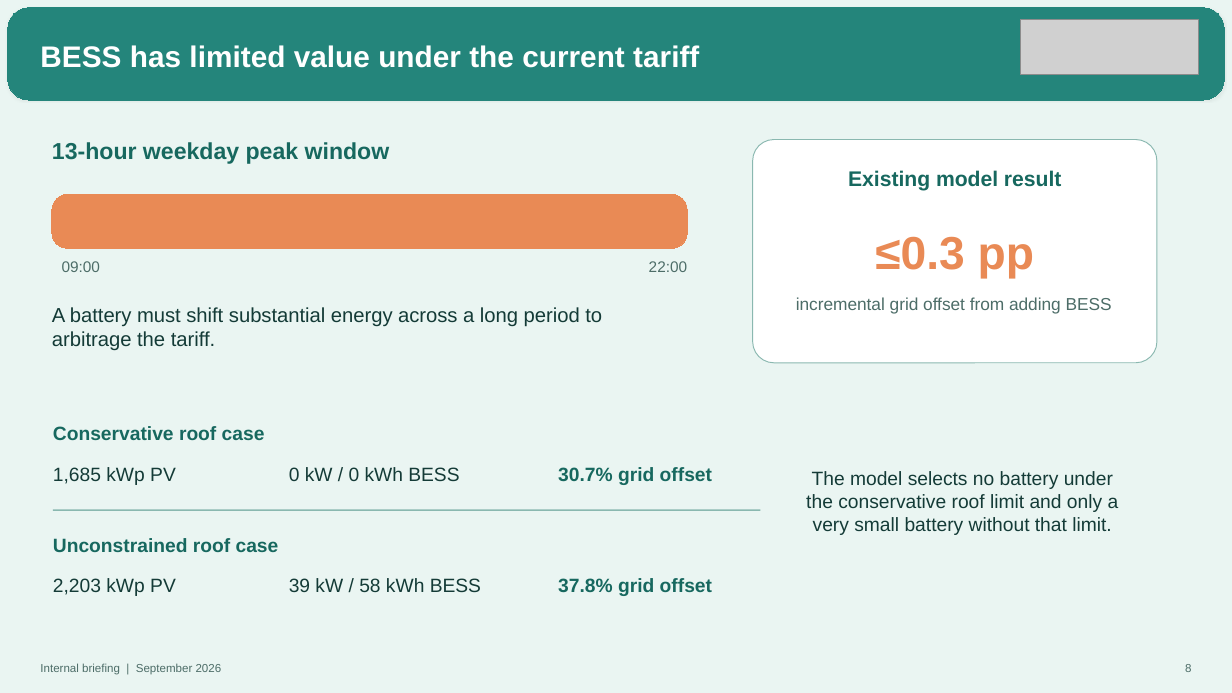
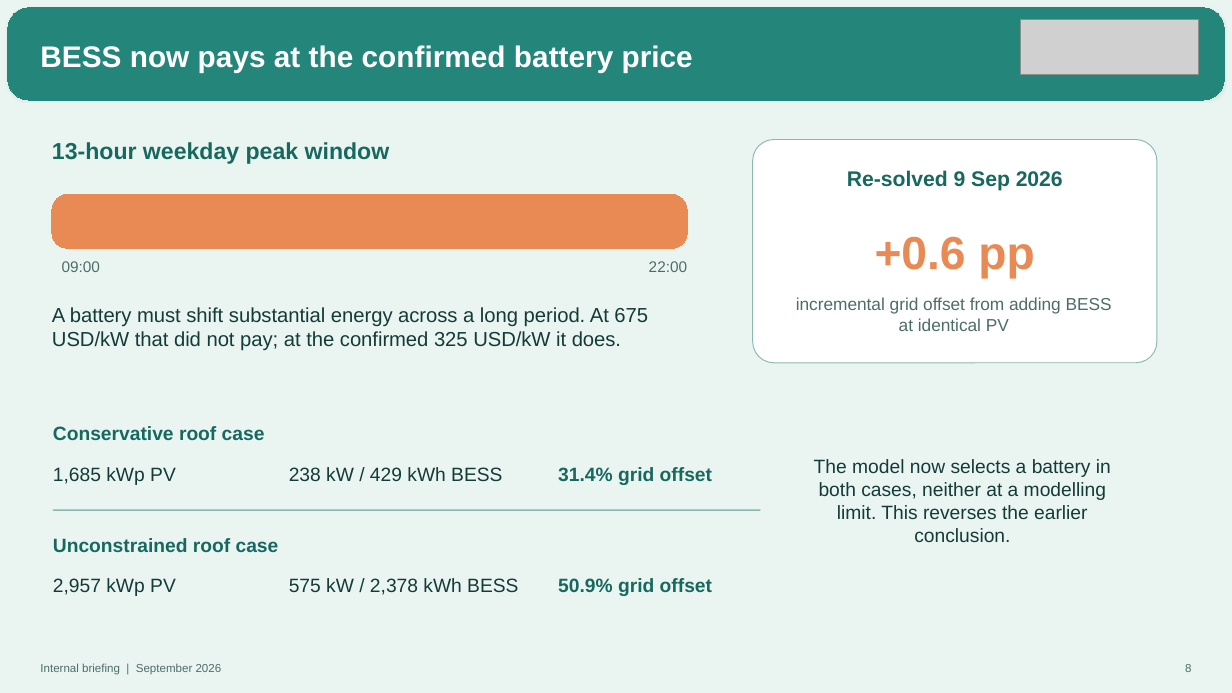
Before and after one commit to Kongnh/Reopt-API, a slide deck: slide 8 of outputs/thailand_case/rofu_thailand/Rofu_Thailand_Tariff_Structure_Internal.pptx. Drawn at 1232x693 pixels with LibreOffice and Linux fonts; fonts in the diff are those of the drawing; grey boxes stand for pictures. Boxes give left, top, right and bottom in pixels: in the first picture for what was removed or moved away, otherwise in the second. Text is boxed around its words. In the diff, an @@ line names an element or a change of style, - is before the commit and + after.

```diff
--- a/outputs/thailand_case/rofu_thailand/Rofu_Thailand_Tariff_Structure_Internal.pptx
+++ b/outputs/thailand_case/rofu_thailand/Rofu_Thailand_Tariff_Structure_Internal.pptx
@@ text at (x1=40, y1=45, x2=693, y2=73): text changed @@
-BESS has limited value under the current tariff
+BESS now pays at the confirmed battery price
@@ text at (x1=847, y1=170, x2=1063, y2=191): text changed @@
-Existing model result
+Re-solved 9 Sep 2026
@@ text at (x1=875, y1=236, x2=1034, y2=279): text changed @@
-≤0.3 pp
++0.6 pp
@@ text at (x1=796, y1=297, x2=1112, y2=331): text changed @@
-incremental grid offset from adding BESS
+incremental grid offset from adding BESS at identical PV
@@ text at (x1=52, y1=307, x2=648, y2=351): text changed @@
-A battery must shift substantial energy across a long period to arbitrage the tariff.
+A battery must shift substantial energy across a long period. At 675 USD/kW that did not pay; at the confirmed 325 USD/kW it does.
@@ text at (x1=289, y1=467, x2=502, y2=481): text changed @@
-0 kW / 0 kWh BESS
+238 kW / 429 kWh BESS
@@ text at (x1=558, y1=467, x2=712, y2=485): text changed @@
-30.7% grid offset
+31.4% grid offset
@@ text at (x1=814, y1=459, x2=1111, y2=542): text changed @@
-The model selects no battery under the conservative roof limit and only a very small battery without that limit.
+The model now selects a battery in both cases, neither at a modelling limit. This reverses the earlier conclusion.
@@ text at (x1=53, y1=578, x2=176, y2=596): text changed @@
-2,203 kWp PV
+2,957 kWp PV
@@ text at (x1=289, y1=578, x2=518, y2=595): text changed @@
-39 kW / 58 kWh BESS
+575 kW / 2,378 kWh BESS
@@ text at (x1=558, y1=578, x2=712, y2=596): text changed @@
-37.8% grid offset
+50.9% grid offset
```
Also in this commit, not shown: 1 other slide changed, 20 other files.
